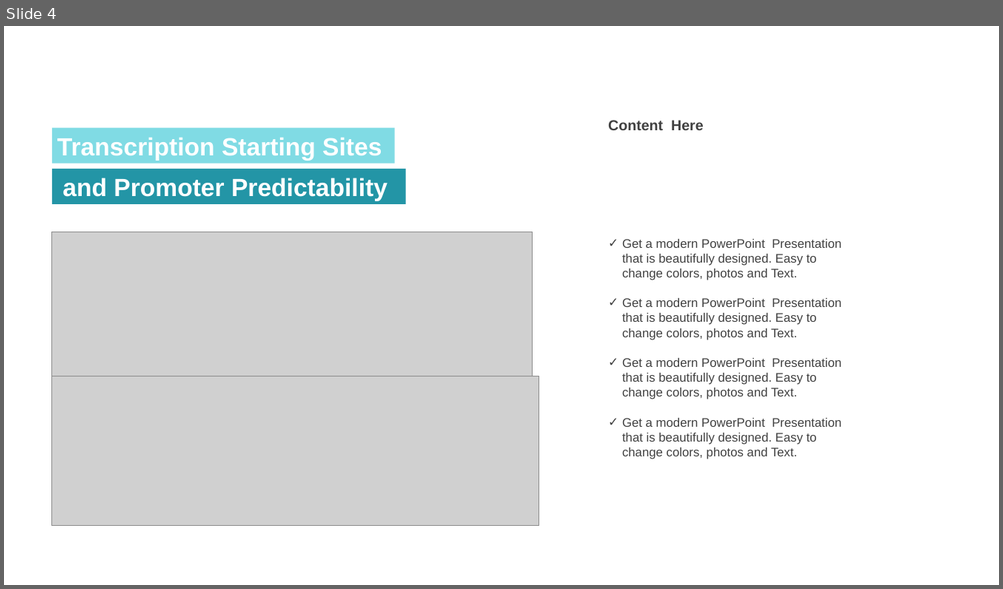
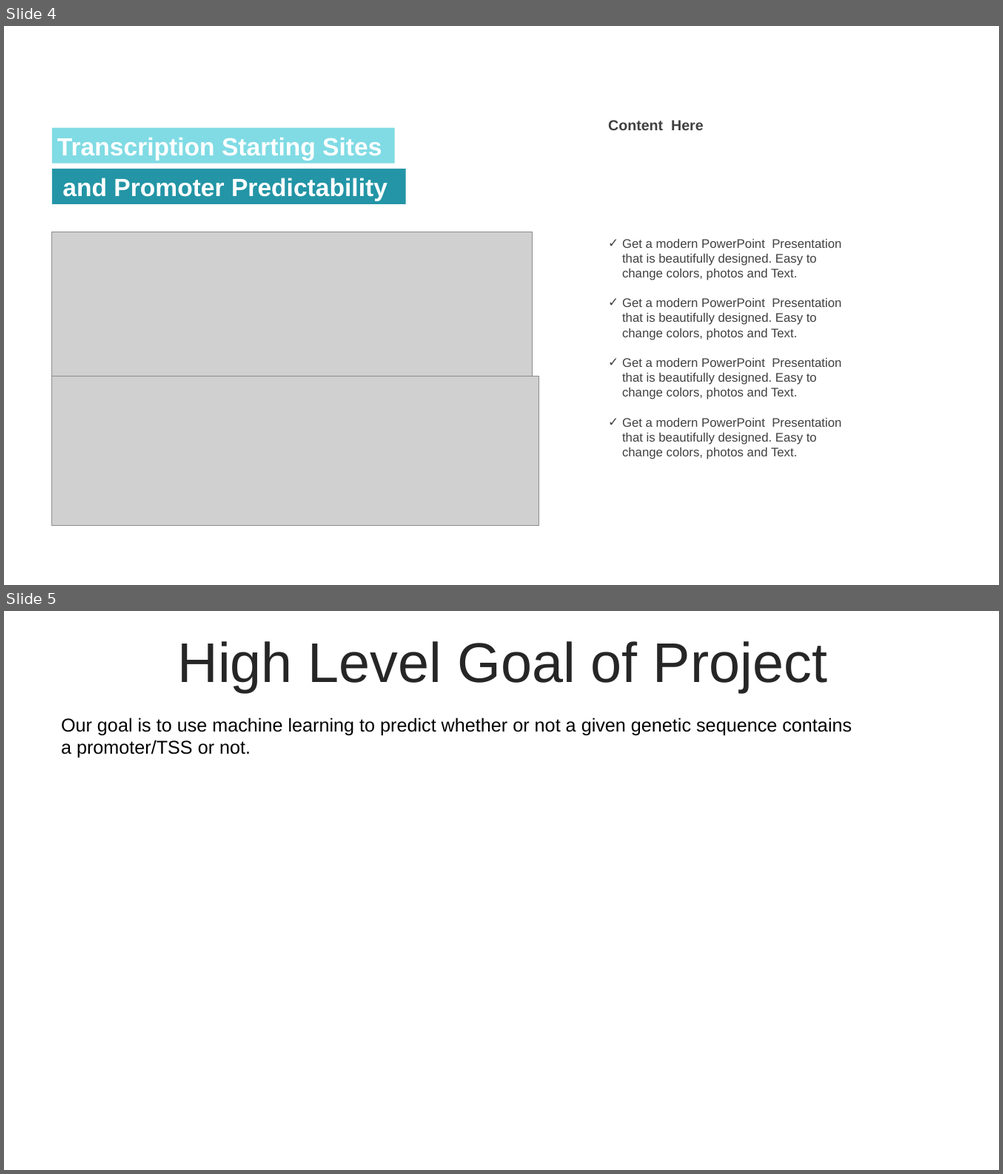
Before and after one commit to jokesire/CSCI4314_FinalProject, a slide deck: Presentation1.pptx. Shown one above the other, each under a label of ours: slide 4 before the commit, slides 4 and 5 after it. The pictures are 1003x589 and 1003x1174 pixels, drawn with LibreOffice and Linux fonts; fonts in the diff are those of the drawing; grey boxes stand for pictures. Boxes give left, top, right and bottom in pixels: in the first picture for what was removed or moved away, otherwise in the second. Text is boxed around its words. In the diff, an @@ line names an element or a change of style, - is before the commit and + after.

```diff
--- a/Presentation1.pptx
+++ b/Presentation1.pptx
@@ slide 5 added at bbox=[4, 611, 999, 1170], background #FFFFFF @@
@@ text added at bbox=[177, 641, 827, 692], 54 pt, text #262626 @@
+High Level Goal of Project
@@ text added at bbox=[61, 718, 851, 758], 18 pt, text #000000 @@
+Our goal is to use machine learning to predict whether or not a given genetic sequence contains a promoter/TSS or not.
```
Also in this commit, not shown: 12 other slides added, 7 other files.
